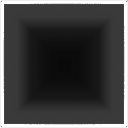
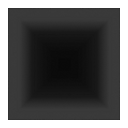
The second 128 × 128 image is a revision of the first. Changes to its layers:
added layer "Neue Ebene" above "Hintergrund-Kopie#1" over [0, 0, 128, 128]
added layer "Hintergrund-Kopie#1" above "Hintergrund-Kopie" over [4, 4, 124, 124]
